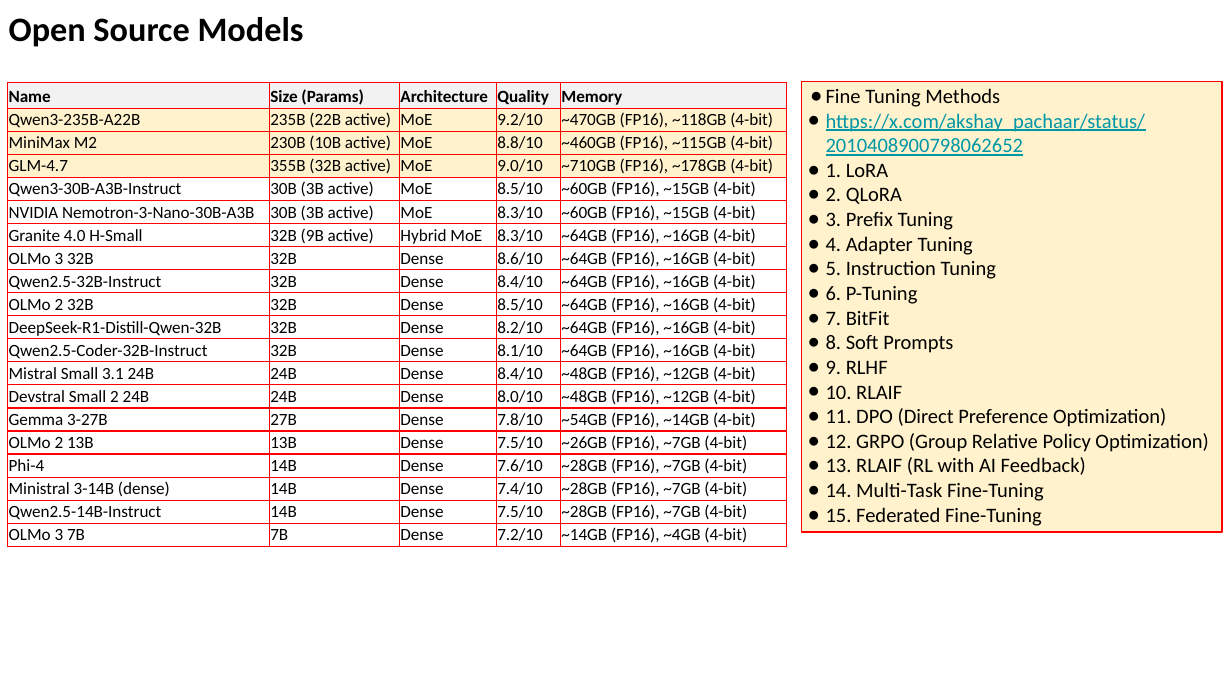
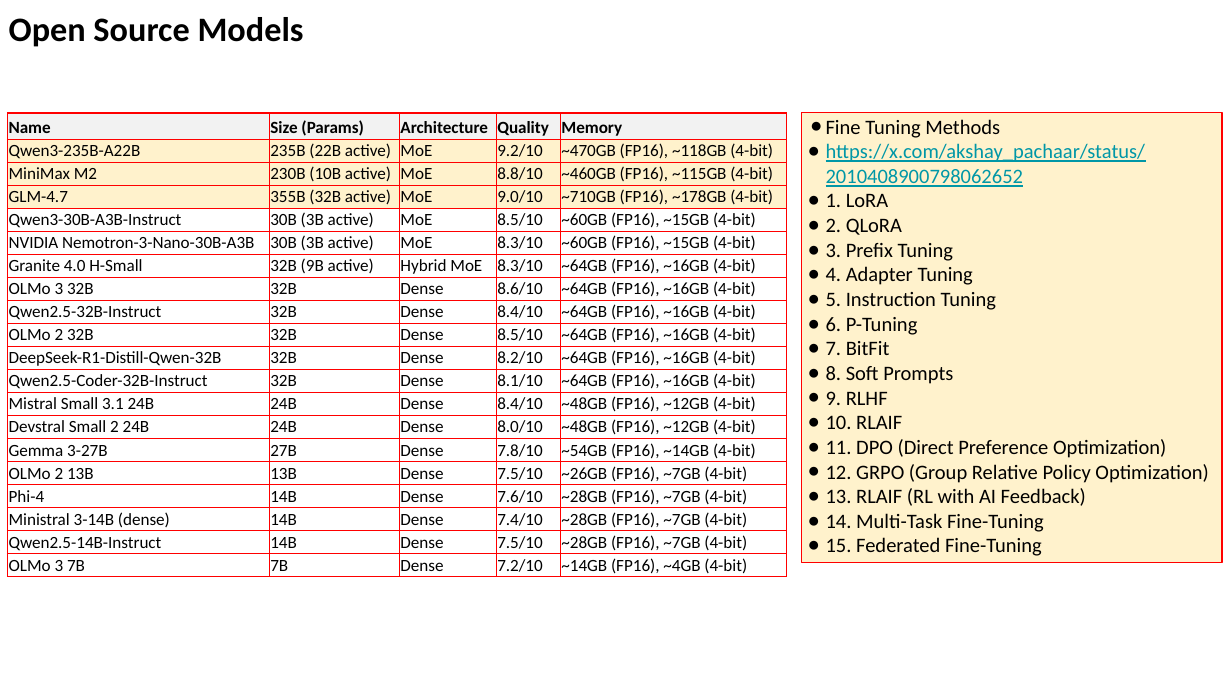
Before and after one commit to lselector/seminar, a slide deck: slide 4 of 2026/2026-01-16-AI-Updates.pptx (slide 3 before the commit). Drawn at 1232x693 pixels with LibreOffice and Linux fonts; fonts in the diff are those of the drawing. Boxes give left, top, right and bottom in pixels: in the first picture for what was removed or moved away, otherwise in the second. Text is boxed around its words. In the diff, an @@ line names an element or a change of style, - is before the commit and + after.

```diff
--- a/2026/2026-01-16-AI-Updates.pptx
+++ b/2026/2026-01-16-AI-Updates.pptx
@@ table: place and size @@
-table at (7,83,787,546)
+table at (7,113,787,577)
@@ rectangle "Fine Tuning Methods": place and size @@
-rectangle "Fine Tuning Methods" at (801,81,1221,532)
+rectangle "Fine Tuning Methods" at (801,112,1221,563)
```
Also in this commit, not shown: 5 other slides changed, 6 slides added.
